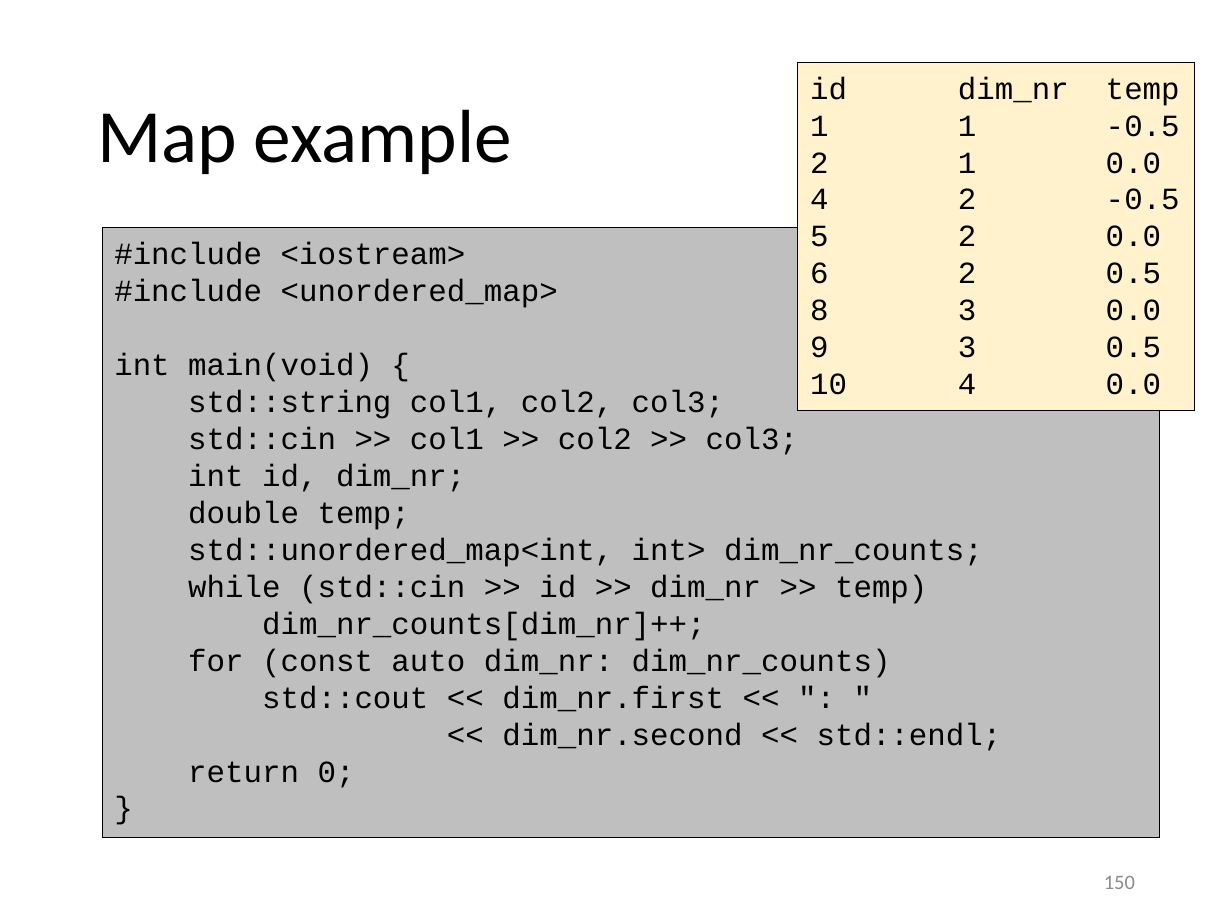
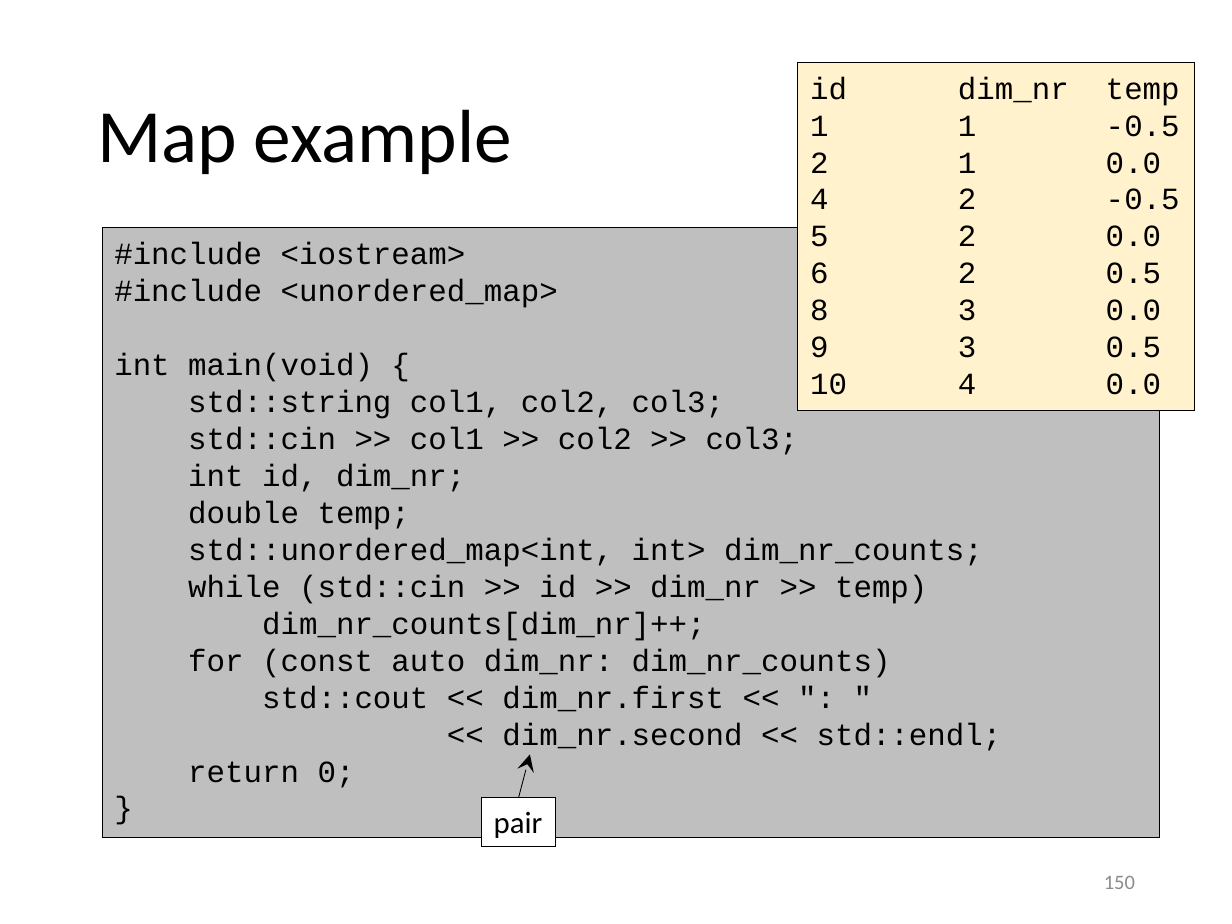
Before and after one commit to gjbex/training-material, a slide deck: slide 150 of CPlusPlus/scientific_cpp.pptx. Drawn at 1232x924 pixels with LibreOffice and Linux fonts; fonts in the diff are those of the drawing. Boxes give left, top, right and bottom in pixels: in the first picture for what was removed or moved away, otherwise in the second. Text is boxed around its words. In the diff, an @@ line names an element or a change of style, - is before the commit and + after.

```diff
--- a/CPlusPlus/scientific_cpp.pptx
+++ b/CPlusPlus/scientific_cpp.pptx
@@ arrow added from (519, 797) to (530, 754), #000000 0.5 pt @@
@@ rectangle added at (482, 797, 556, 846), fill #FFFFFF, outline #000000 0.75 pt, 18 pt, text #000000 @@
+pair
```
Also in this commit, not shown: 1 other slide changed.
